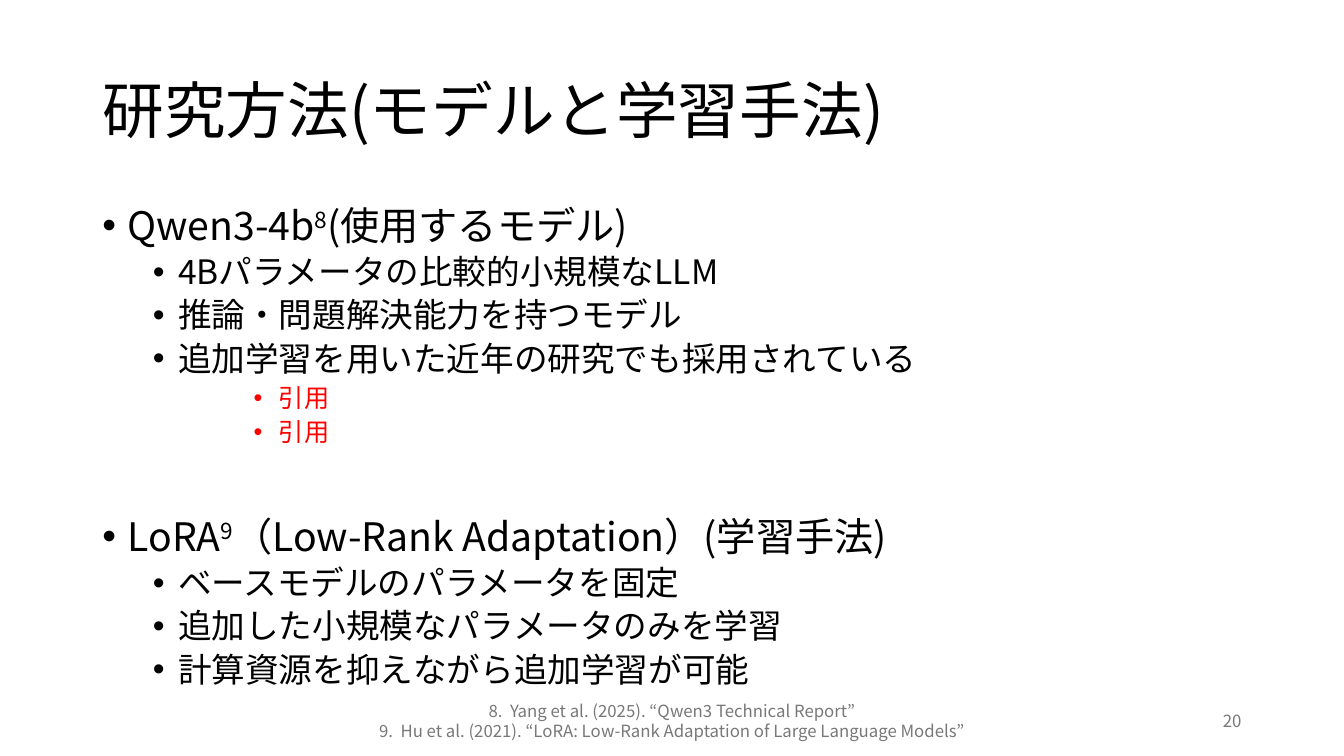
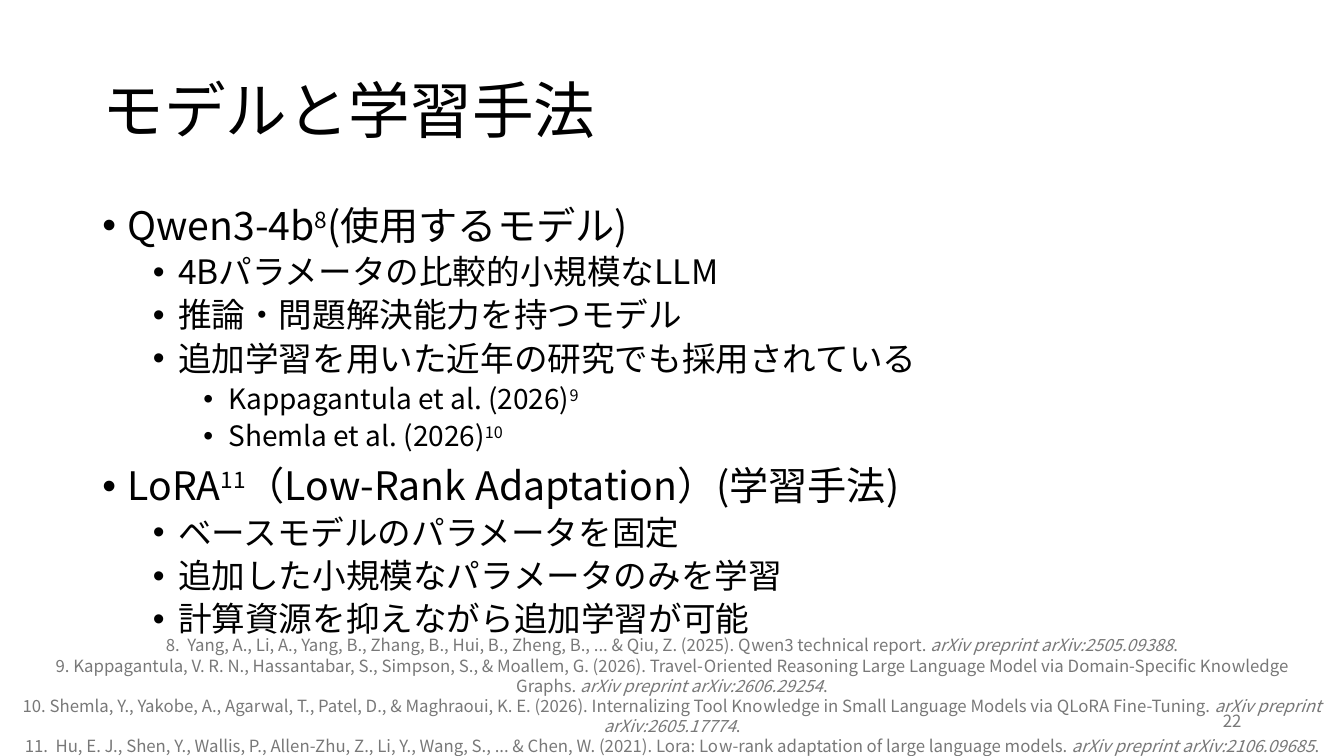
Before and after one commit to rollotea/array-task, a slide deck: slide 22 of 生成AIの追加学習による問題.pptx (slide 20 before the commit). Drawn at 1344x756 pixels with LibreOffice and Linux fonts; fonts in the diff are those of the drawing. Boxes give left, top, right and bottom in pixels: in the first picture for what was removed or moved away, otherwise in the second. Text is boxed around its words. In the diff, an @@ line names an element or a change of style, - is before the commit and + after.

```diff
--- a/生成AIの追加学習による問題.pptx
+++ b/生成AIの追加学習による問題.pptx
@@ title at box(102, 80, 595, 138): text changed @@
-研究方法(モデルと学習手法)
+モデルと学習手法
@@ text at box(228, 386, 899, 509): text changed; size 28 to 20 pt @@
-      • 引用
-      • 引用
-• LoRA9（Low-Rank Adaptation）(学習手法)
+    • Kappagantula et al. (2026)9
+    • Shemla et al. (2026)10
+• LoRA11（Low-Rank Adaptation）(学習手法)
@@ text at box(23, 637, 1321, 756): text changed @@
-8. Yang et al. (2025). “Qwen3 Technical Report”
-9. Hu et al. (2021). “LoRA: Low-Rank Adaptation of Large Language Models”
+8. Yang, A., Li, A., Yang, B., Zhang, B., Hui, B., Zheng, B., ... & Qiu, Z. (2025). Qwen3 technical report. arXiv preprint arXiv:2505.09388.
+9. Kappagantula, V. R. N., Hassantabar, S., Simpson, S., & Moallem, G. (2026). Travel-Oriented Reasoning Large Language Model via Domain-Specific Knowledge Graphs. arXiv preprint arXiv:2606.29254.
+10. Shemla, Y., Yakobe, A., Agarwal, T., Patel, D., & Maghraoui, K. E. (2026). Internalizing Tool Knowledge in Small Language Models via QLoRA Fine-Tuning. arXiv preprint arXiv:2605.17774.
+11. Hu, E. J., Shen, Y., Wallis, P., Allen-Zhu, Z., Li, Y., Wang, S., ... & Chen, W. (2021). Lora: Low-rank adaptation of large language models. arXiv preprint arXiv:2106.09685.
@@ page number at box(1223, 710, 1242, 727): text changed @@
-20
+22
```
Also in this commit, not shown: 26 other slides changed, 8 slides added, 5 slides removed, 6 other files.
